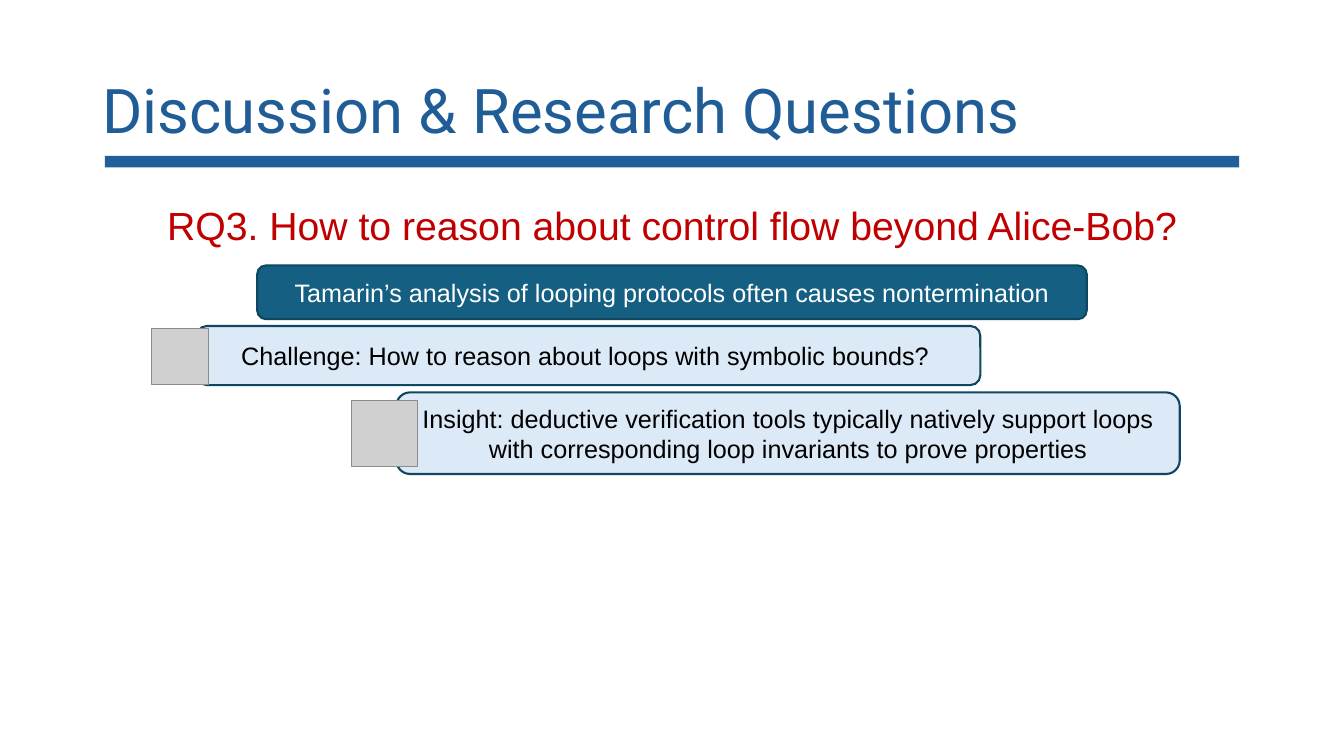
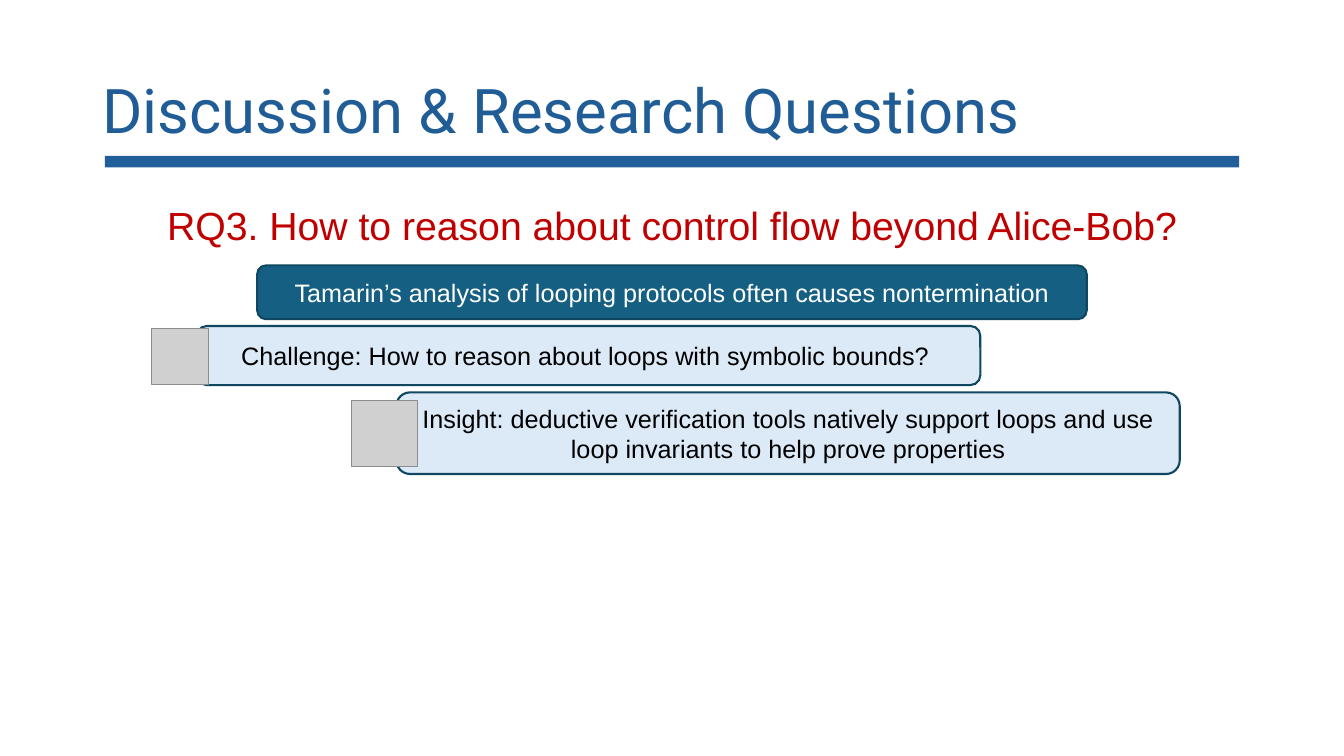
Before and after one commit to lorchrob/comp_slides, a slide deck: slide 98 of comp.pptx. Drawn at 1344x756 pixels with LibreOffice and Linux fonts; fonts in the diff are those of the drawing; grey boxes stand for pictures. Boxes give left, top, right and bottom in pixels: in the first picture for what was removed or moved away, otherwise in the second. Text is boxed around its words. In the diff, an @@ line names an element or a change of style, - is before the commit and + after.

```diff
--- a/comp.pptx
+++ b/comp.pptx
@@ text in rounded rectangle at (422,409,1154,464): text changed @@
-Insight: deductive verification tools typically natively support loops with corresponding loop invariants to prove properties
+Insight: deductive verification tools natively support loops and use loop invariants to help prove properties
```
Also in this commit, not shown: 13 other slides changed.
